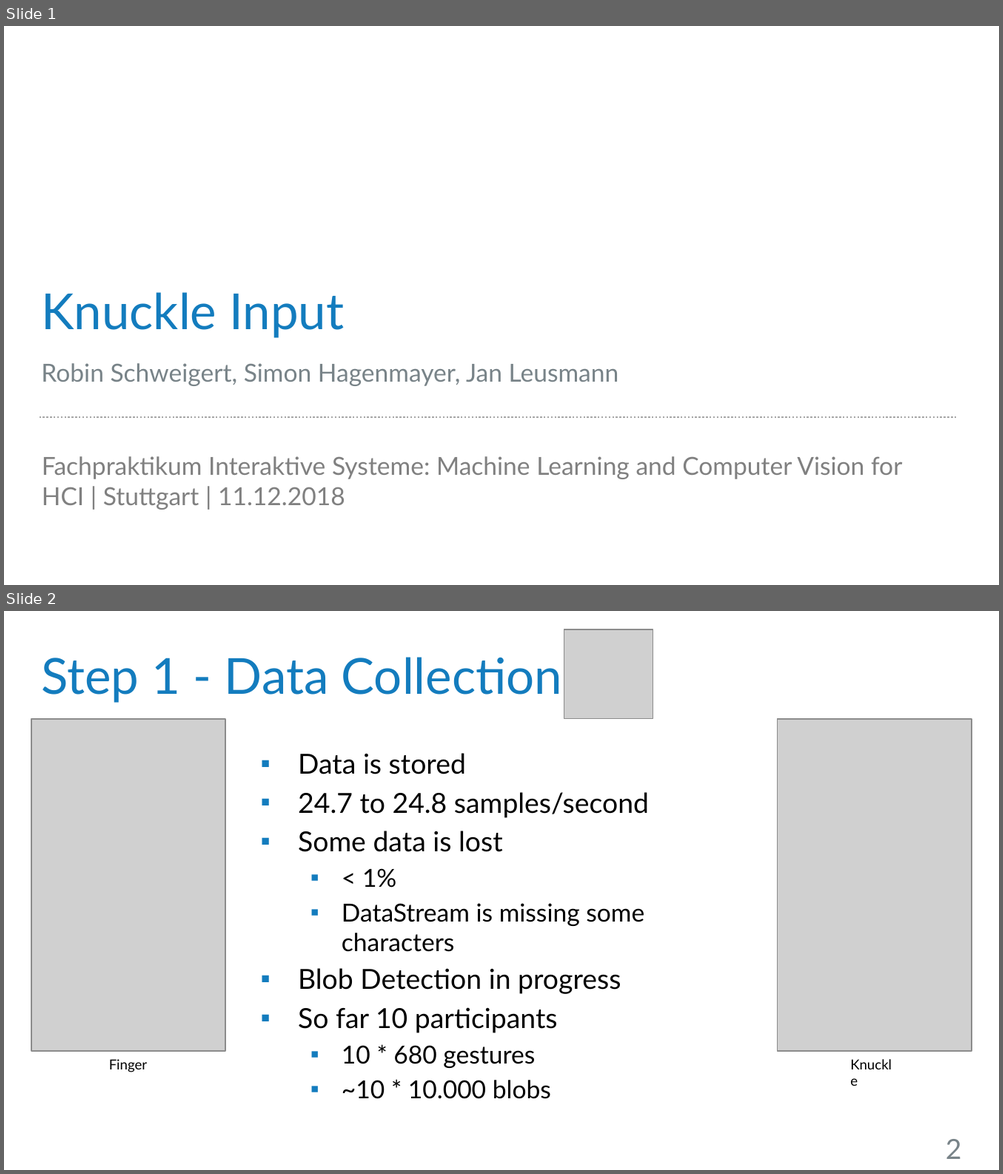
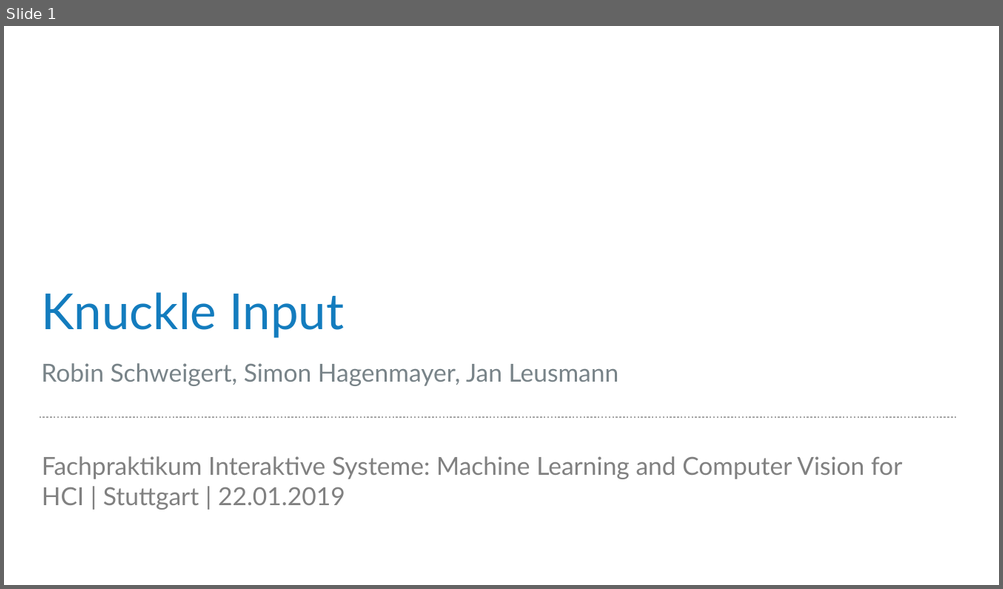
Before and after one commit to robsch94/FaPraKnuckleInput, a slide deck: Presentations/InterimPresentation.pptx. Shown one above the other, each under a label of ours: slides 1 and 2 before the commit, slide 1 after it. The pictures are 1003x1174 and 1003x589 pixels, drawn with LibreOffice and Linux fonts; fonts in the diff are those of the drawing; grey boxes stand for pictures; background and template pictures are left out. Boxes give left, top, right and bottom in pixels: in the first picture for what was removed or moved away, otherwise in the second. Text is boxed around its words. In the diff, an @@ line names an element or a change of style, - is before the commit and + after.

```diff
--- a/Presentations/InterimPresentation.pptx
+++ b/Presentations/InterimPresentation.pptx
@@ slide 2 removed at (4,611,999,1170), background #FFFFFF @@
@@ picture removed at (564,630,652,718) @@
@@ title removed at (41,657,563,703) @@
-Step 1 - Data Collection
@@ picture removed at (32,718,226,1051) @@
@@ picture removed at (777,718,970,1051) @@
@@ text removed at (298,753,649,1099) @@
-▪ Data is stored
-▪ 24.7 to 24.8 samples/second
-▪ Some data is lost
-  ▪ < 1%
-  ▪ DataStream is missing some characters
-▪ Blob Detection in progress
-▪ So far 10 participants
-  ▪ 10 * 680 gestures
-  ▪ ~10 * 10.000 blobs
@@ text removed at (840,1051,908,1079) @@
-Knuckle
@@ text removed at (109,1059,147,1073) @@
-Finger
@@ page number removed at (945,1139,962,1159) @@
-2
@@ slide 1 changed as well @@
@@ text at (42,457,902,510): text changed @@
-Fachpraktikum Interaktive Systeme: Machine Learning and Computer Vision for HCI | Stuttgart | 11.12.2018
+Fachpraktikum Interaktive Systeme: Machine Learning and Computer Vision for HCI | Stuttgart | 22.01.2019
```
Also in this commit, not shown: 9 other slides removed, 1 other file.
